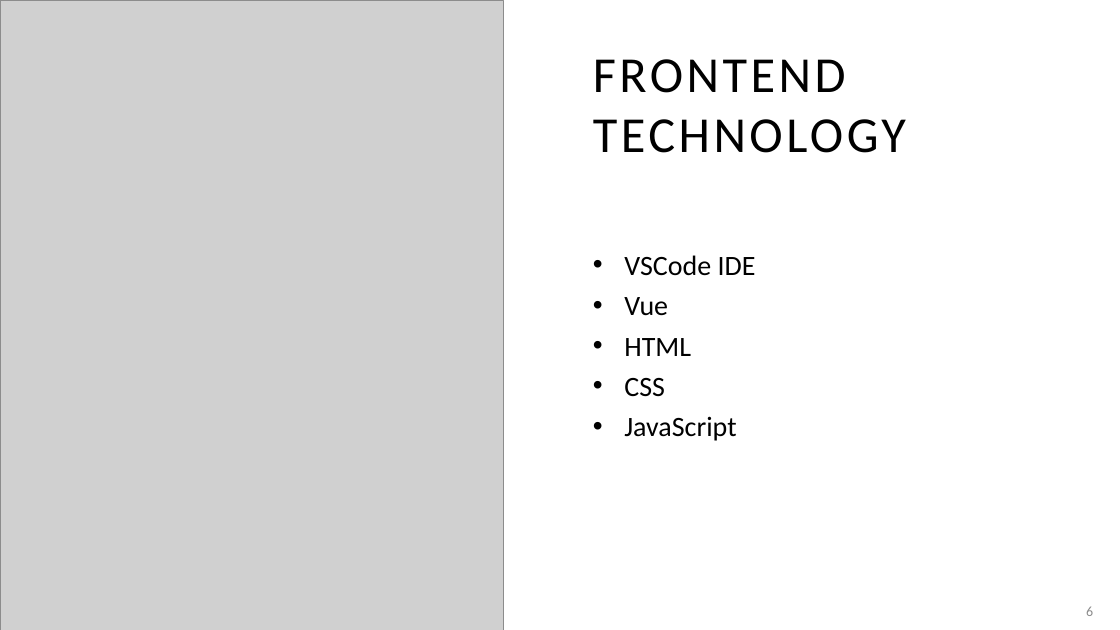
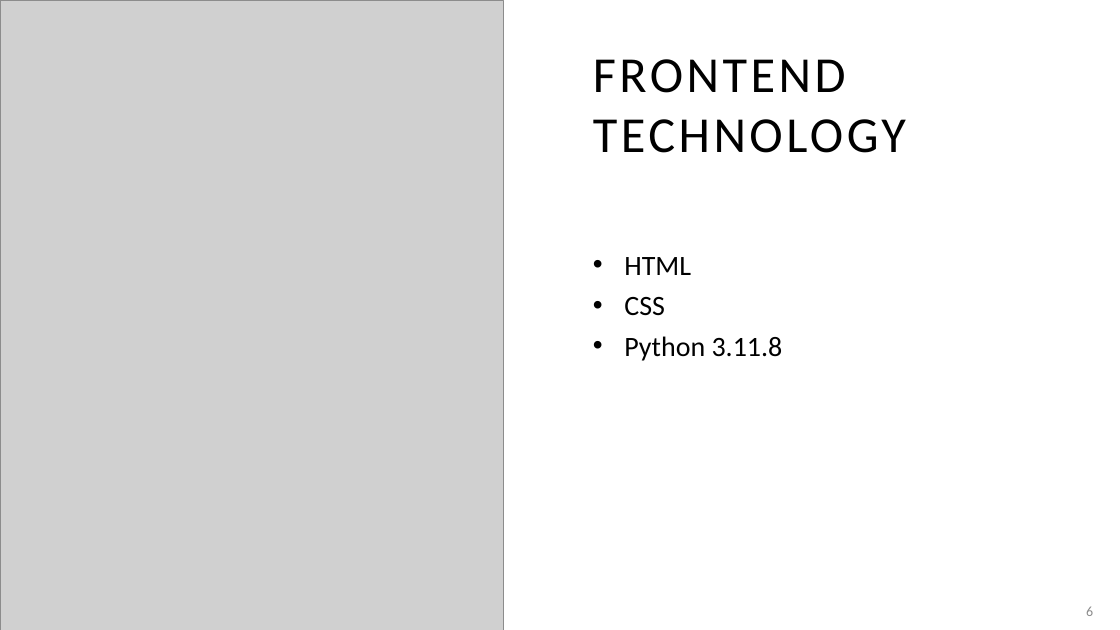
Before and after one commit to adriaonline/CPT200SP24-Team1, a slide deck: slide 6 of Phase 1 Docs/Phase 1 - Presentation.pptx. Drawn at 1120x630 pixels with LibreOffice and Linux fonts; fonts in the diff are those of the drawing; grey boxes stand for pictures. Boxes give left, top, right and bottom in pixels: in the first picture for what was removed or moved away, otherwise in the second. Text is boxed around its words. In the diff, an @@ line names an element or a change of style, - is before the commit and + after.

```diff
--- a/Phase 1 Docs/Phase 1 - Presentation.pptx
+++ b/Phase 1 Docs/Phase 1 - Presentation.pptx
@@ text at (624, 255, 756, 316): paragraphs removed @@
-• VSCode IDE
-• Vue
@@ text at (624, 336, 783, 361): text changed @@
-• JavaScript
+• Python 3.11.8
```
Also in this commit, not shown: 3 other slides changed, 6 other files.
